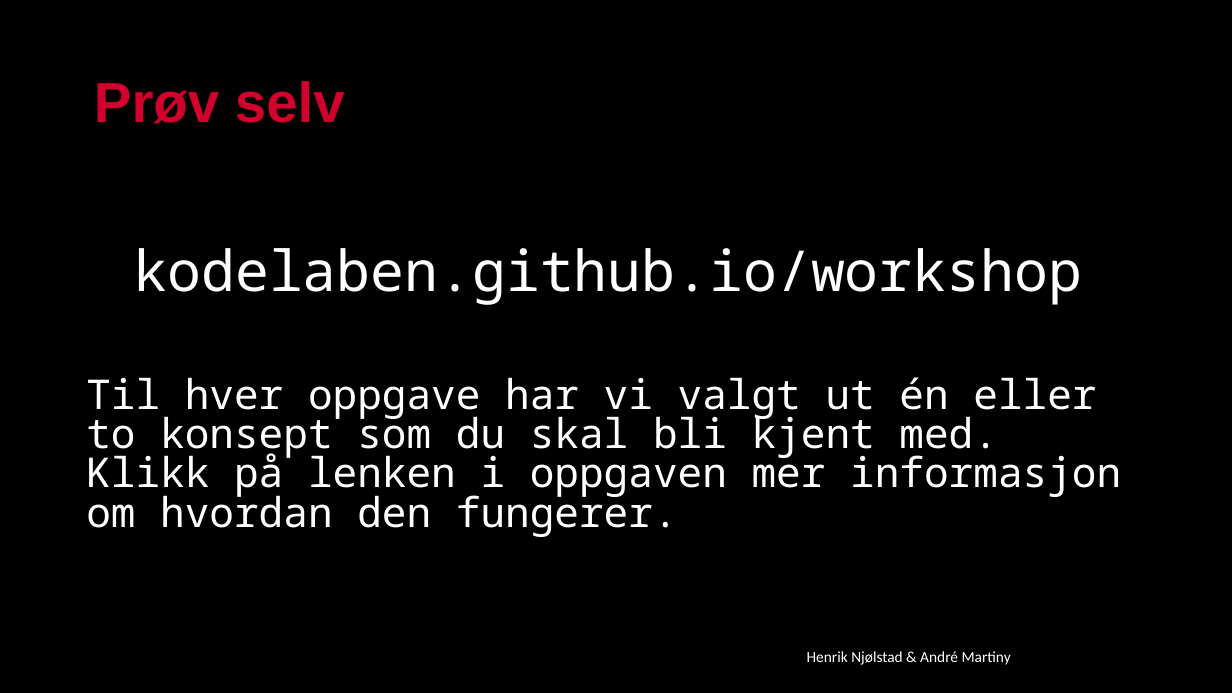
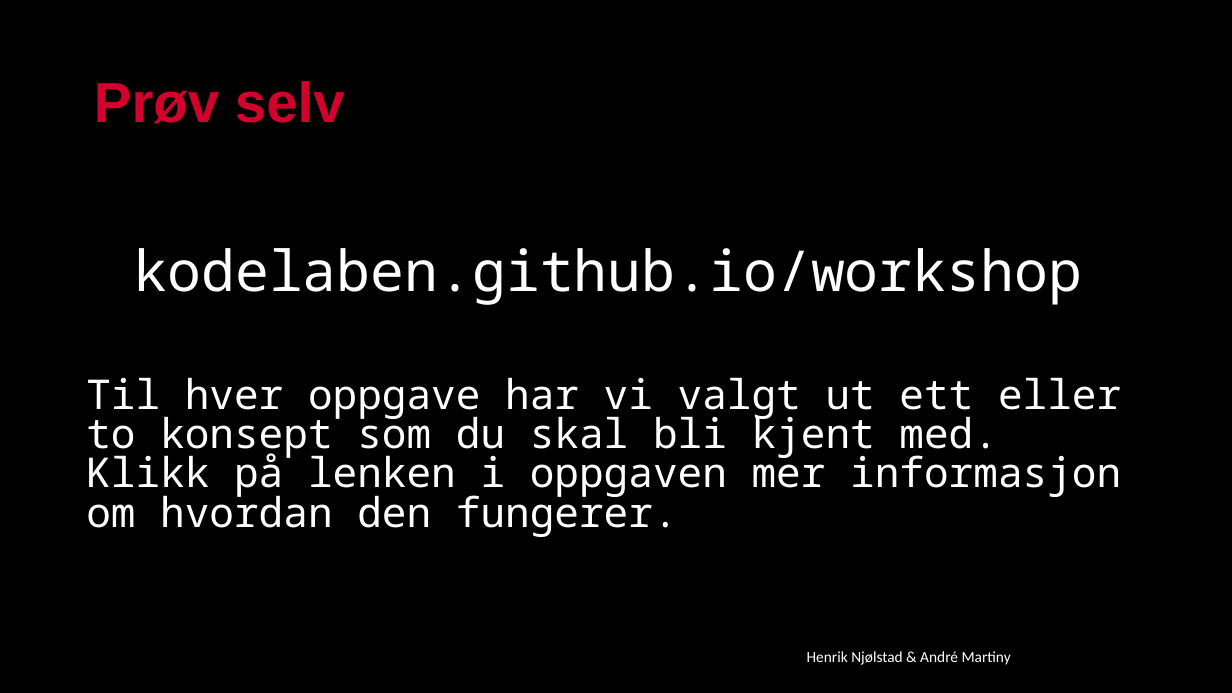
Before and after one commit to kodelaben/kodelaben.github.io, a slide deck: slide 21 of _drafts/Oppgaver/Workshop/Workshop_2PP.pptx. Drawn at 1232x693 pixels with LibreOffice and Linux fonts; fonts in the diff are those of the drawing; background and template pictures are left out. Boxes give left, top, right and bottom in pixels: in the first picture for what was removed or moved away, otherwise in the second. Text is boxed around its words. In the diff, an @@ line names an element or a change of style, - is before the commit and + after.

```diff
--- a/_drafts/Oppgaver/Workshop/Workshop_2PP.pptx
+++ b/_drafts/Oppgaver/Workshop/Workshop_2PP.pptx
@@ text at (86,377,1121,537): text changed @@
-Til hver oppgave har vi valgt ut én eller to konsept som du skal bli kjent med. Klikk på lenken i oppgaven mer informasjon om hvordan den fungerer.
+Til hver oppgave har vi valgt ut ett eller to konsept som du skal bli kjent med. Klikk på lenken i oppgaven mer informasjon om hvordan den fungerer.
```
Also in this commit, not shown: 7 other slides changed.
